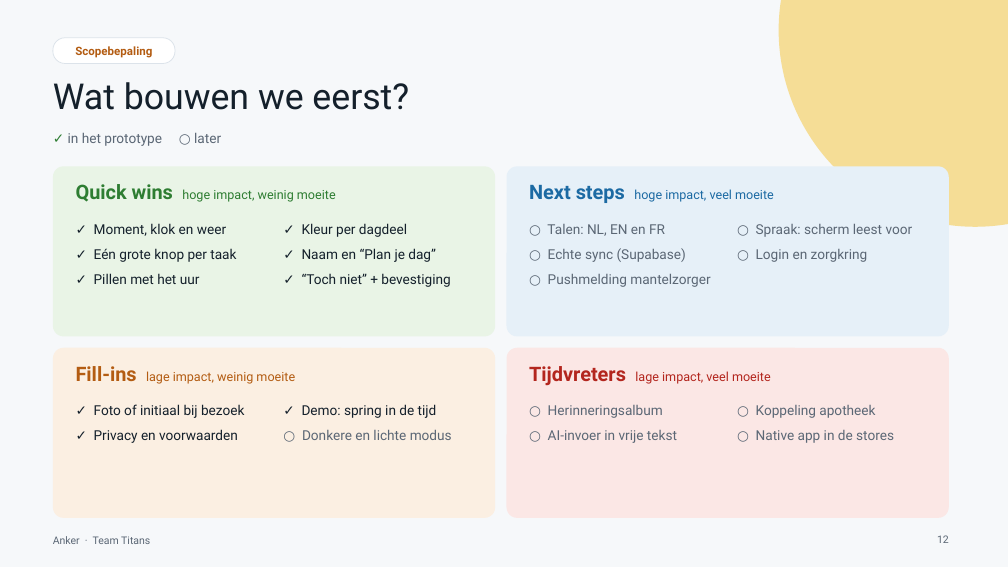
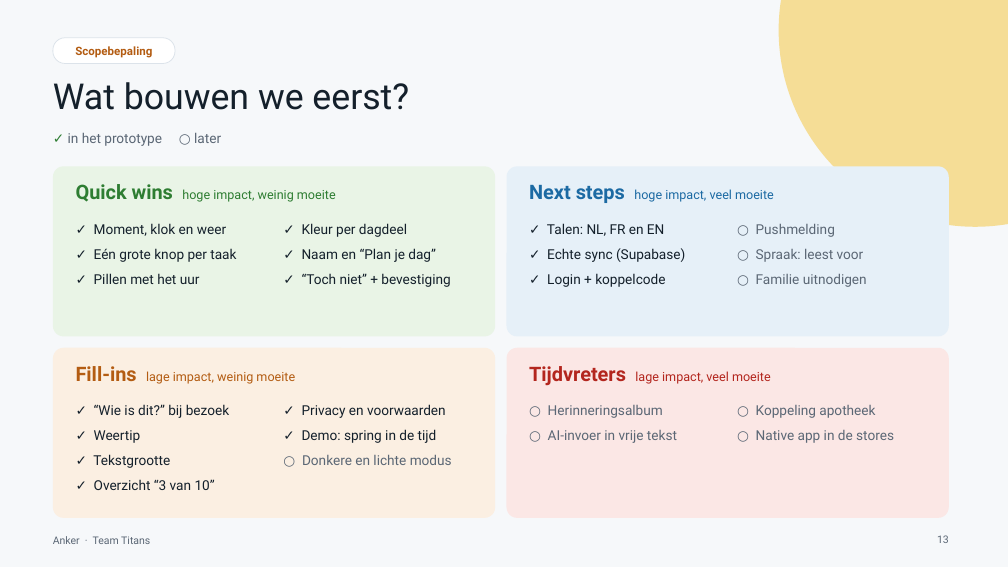
Before and after one commit to sergiuNE/Titans---Hack_The_Future, a slide deck: slide 13 of Documentation/Anker-pitch.pptx (slide 12 before the commit). Drawn at 1008x567 pixels with LibreOffice and Linux fonts; fonts in the diff are those of the drawing. Boxes give left, top, right and bottom in pixels: in the first picture for what was removed or moved away, otherwise in the second. Text is boxed around its words. In the diff, an @@ line names an element or a change of style, - is before the commit and + after.

Commit message:
Update the pitch deck to the current app
Next.js and Supabase stack, NL/FR/EN, text size, Wie is dit?, weather tip, caregiver overview and pairing code. New screenshots and a language slide; scope marks languages, sync and login as built.

```diff
--- a/Documentation/Anker-pitch.pptx
+++ b/Documentation/Anker-pitch.pptx
@@ text at [547, 223, 685, 287]: text changed; text colour #5B6775 to #14202B @@
-○ Talen: NL, EN en FR
-○ Echte sync (Supabase)
-○ Pushmelding mantelzorger
+✓ Talen: NL, FR en EN
+✓ Echte sync (Supabase)
+✓ Login + koppelcode
@@ text at [756, 224, 867, 287]: text changed @@
-○ Spraak: scherm leest voor
-○ Login en zorgkring
+○ Pushmelding
+○ Spraak: leest voor
+○ Familie uitnodigen
@@ text at [93, 404, 229, 490]: text changed @@
-✓ Foto of initiaal bij bezoek
-✓ Privacy en voorwaarden
+✓ “Wie is dit?” bij bezoek
+✓ Weertip
+✓ Tekstgrootte
+✓ Overzicht “3 van 10”
@@ text at [302, 404, 446, 418]: paragraph added @@
+✓ Privacy en voorwaarden
```
Also in this commit, not shown: 5 other slides changed, 1 slide added.
